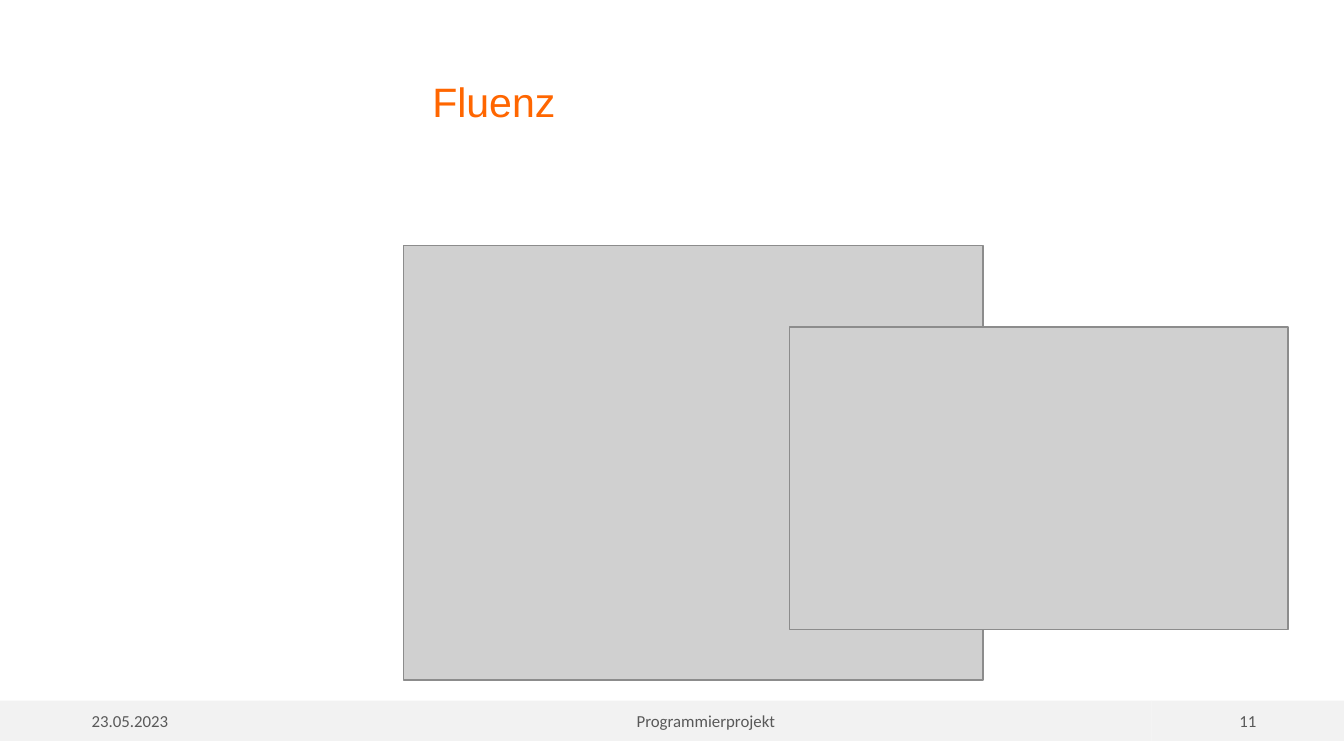
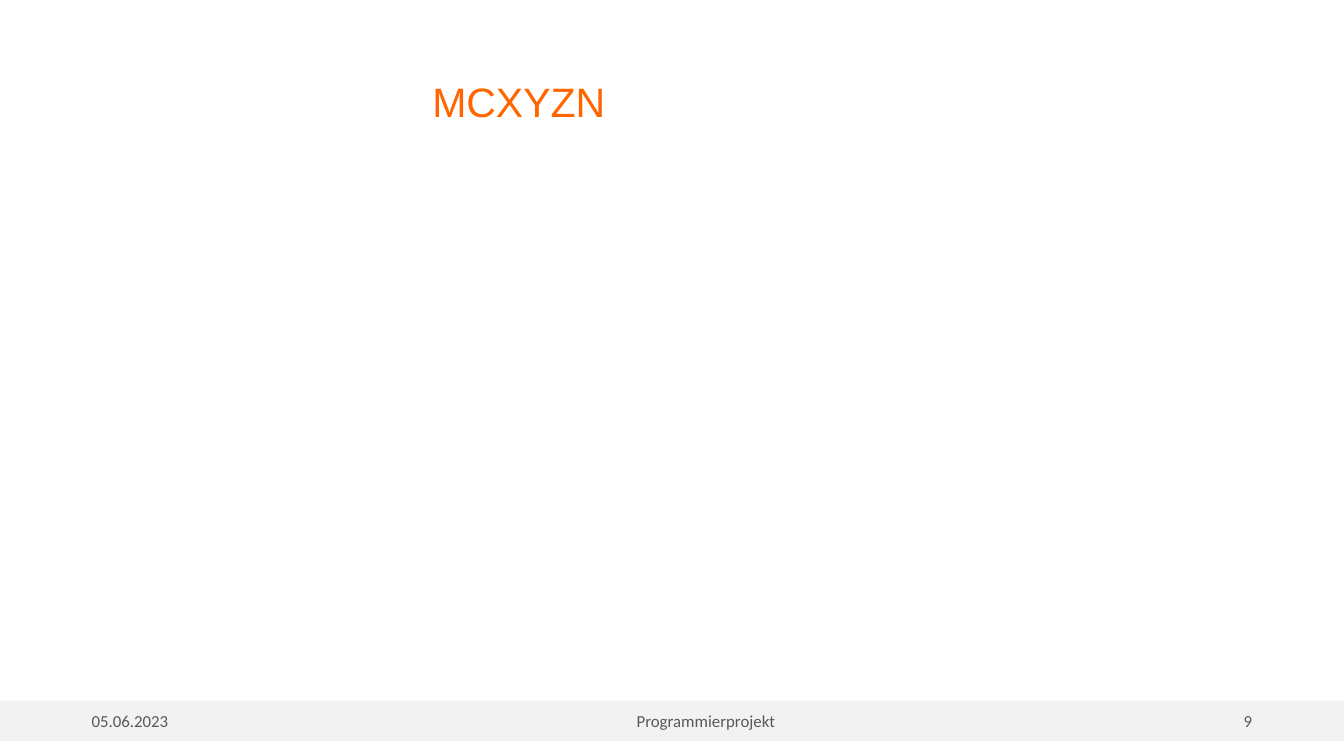
Before and after one commit to vmuelle/mcsim_for_tissue, a slide deck: slide 9 of MC_Tissue.pptx (slide 11 before the commit). Drawn at 1344x756 pixels with LibreOffice and Linux fonts; fonts in the diff are those of the drawing; grey boxes stand for pictures; background and template pictures are left out. Boxes give left, top, right and bottom in pixels: in the first picture for what was removed or moved away, otherwise in the second. Text is boxed around its words. In the diff, an @@ line names an element or a change of style, - is before the commit and + after.

```diff
--- a/MC_Tissue.pptx
+++ b/MC_Tissue.pptx
@@ title at (432,88,605,118): text changed @@
-Fluenz
+MCXYZN
@@ picture removed at (403,246,982,680) @@
@@ picture removed at (789,327,1288,629) @@
@@ text in rectangle at (92,715,169,727): text changed @@
-23.05.2023
+05.06.2023
@@ page number at (1244,716,1253,727): text changed @@
-11
+9
```
Also in this commit, not shown: 14 other slides changed, 3 slides added, 41 other files.
